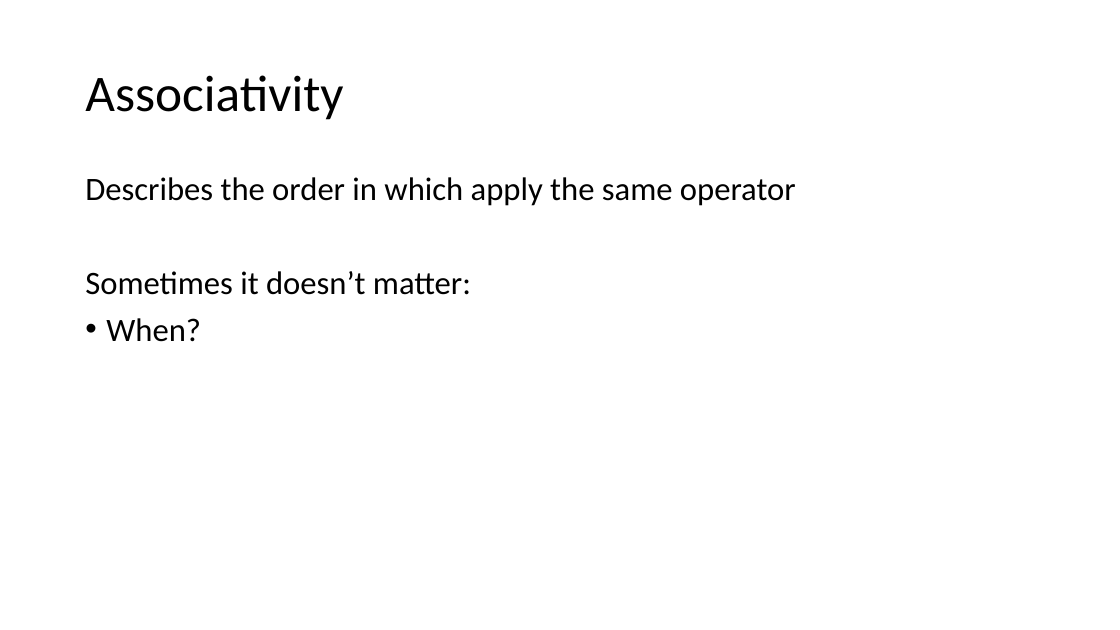
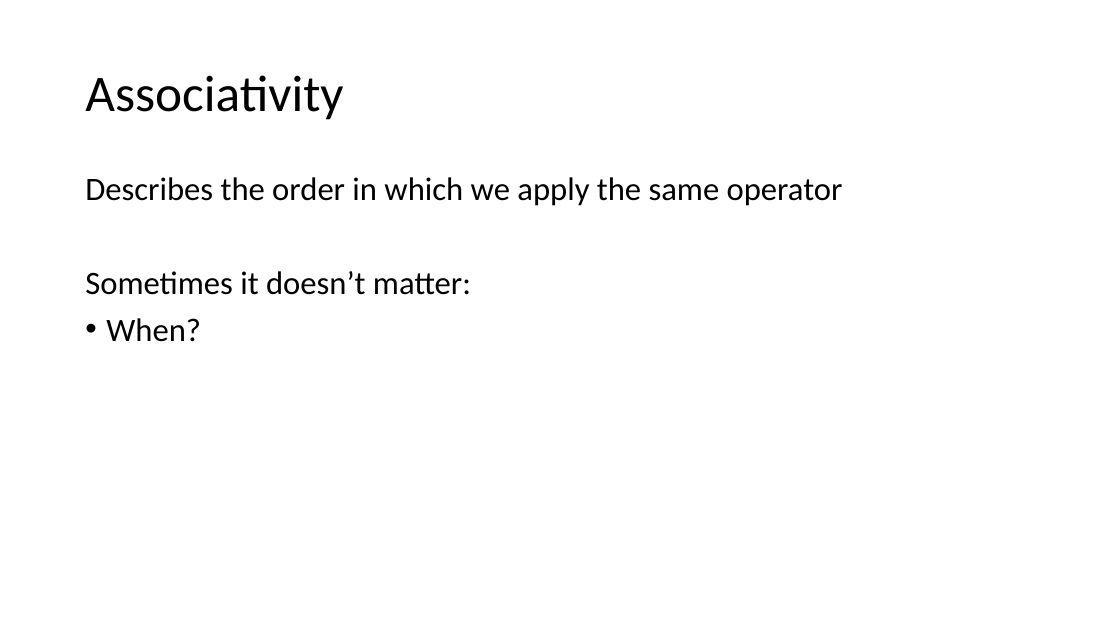
Before and after one commit to siero/CSE110A-W26, a slide deck: slide 59 of PDFS/C110-08-PREC-ASSOC.pptx. Drawn at 1120x630 pixels with LibreOffice and Linux fonts; fonts in the diff are those of the drawing. Boxes give left, top, right and bottom in pixels: in the first picture for what was removed or moved away, otherwise in the second. Text is boxed around its words. In the diff, an @@ line names an element or a change of style, - is before the commit and + after.

Commit message:
Minor modifications to C110-08-PREC-ASSOC

```diff
--- a/PDFS/C110-08-PREC-ASSOC.pptx
+++ b/PDFS/C110-08-PREC-ASSOC.pptx
@@ text at [85, 177, 843, 206]: text changed @@
-Describes the order in which apply the same operator
+Describes the order in which we apply the same operator
```
Also in this commit, not shown: 8 other slides changed, 1 other file.
